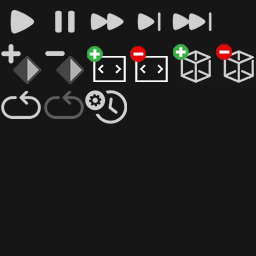
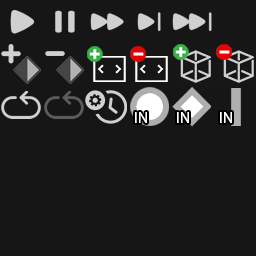
Layer changes from the first w=256, h=256 image to the second:
added layer "IN copy 2" above "IN copy" over [220, 112, 232, 123]
added layer "IN copy" above "IN" over [135, 112, 147, 123]
added layer "IN" above "smooth - smooth" over [177, 112, 189, 123]
added layer "smooth - smooth" above "step - step" over [130, 87, 169, 126]
added layer "step - step" above "linear - linear" over [231, 88, 241, 126]
added layer "linear - linear" above "Layer 0" over [172, 86, 211, 127]
